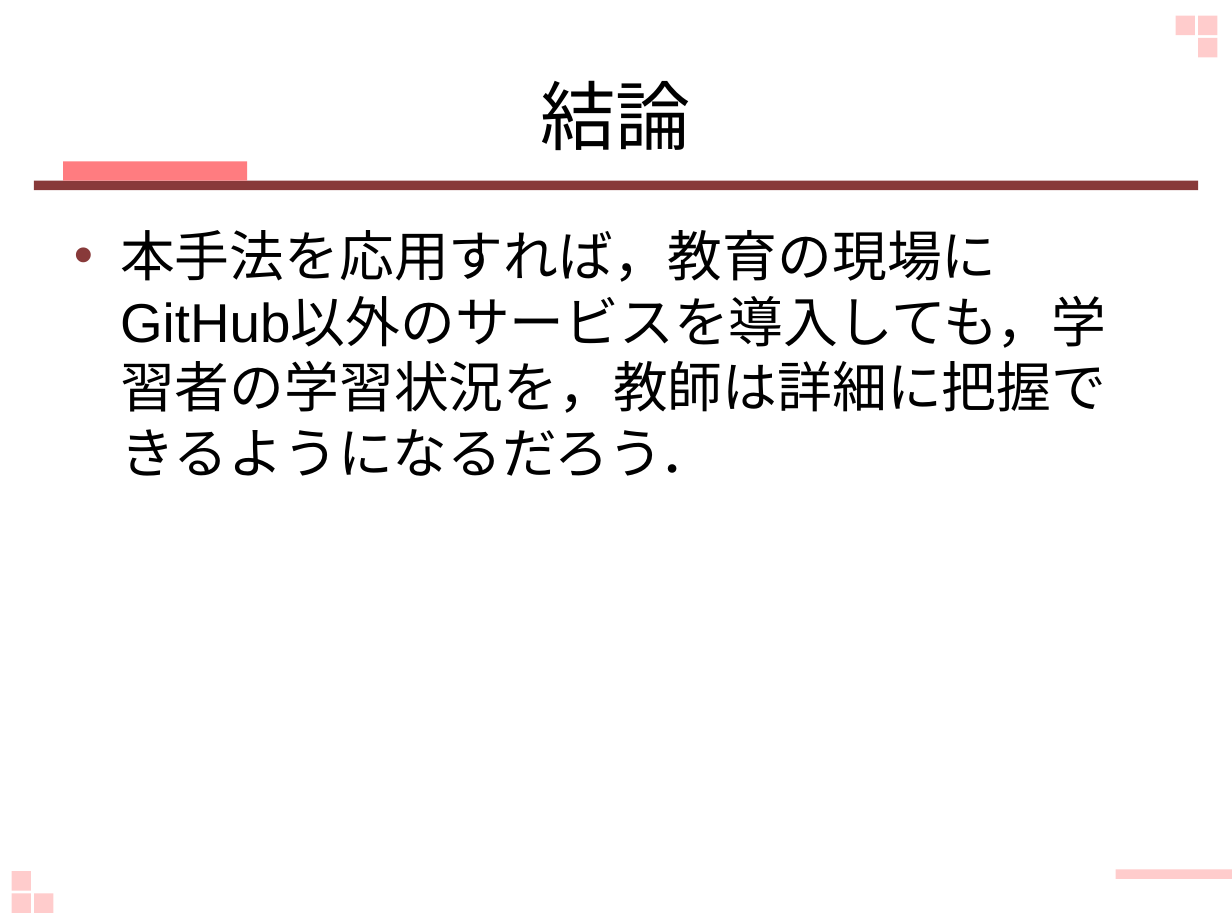
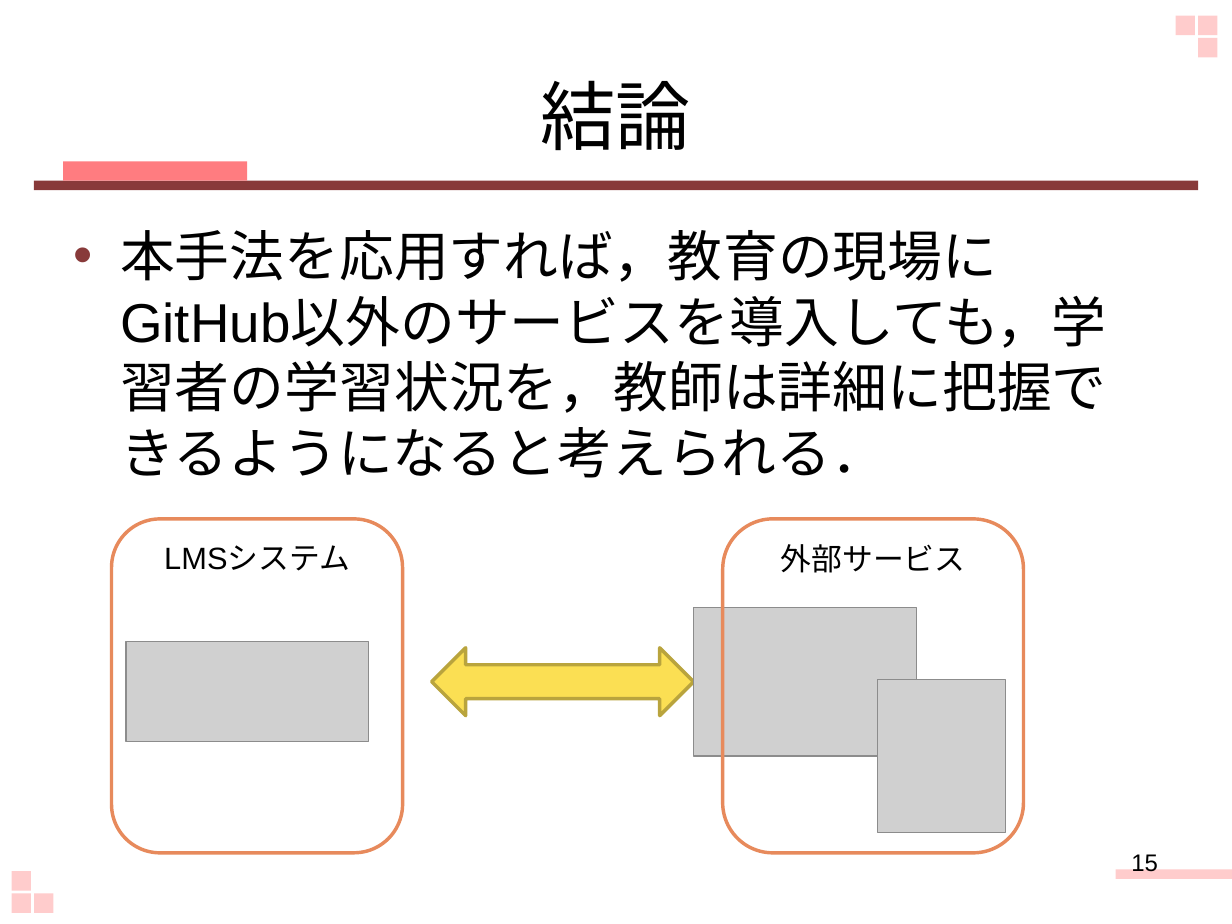
Before and after one commit to keimatsui/kadai, a slide deck: slide 15 of 卒業論文/2012/野口杏子/最終発表.pptx (slide 11 before the commit). Drawn at 1232x924 pixels with LibreOffice and Linux fonts; fonts in the diff are those of the drawing; grey boxes stand for pictures. Boxes give left, top, right and bottom in pixels: in the first picture for what was removed or moved away, otherwise in the second. Text is boxed around its words. In the diff, an @@ line names an element or a change of style, - is before the commit and + after.

Commit message:
update

```diff
--- a/卒業論文/2012/野口杏子/最終発表.pptx
+++ b/卒業論文/2012/野口杏子/最終発表.pptx
@@ text at <box>120,230,1106,478</box>: text changed @@
-• 本手法を応用すれば，教育の現場にGitHub以外のサービスを導入しても，学習者の学習状況を，教師は詳細に把握できるようになるだろう．
+• 本手法を応用すれば，教育の現場にGitHub以外のサービスを導入しても，学習者の学習状況を，教師は詳細に把握できるようになると考えられる．
@@ rounded rectangle added at <box>112,519,403,853</box>, fill #FFFFFF, outline #E78A5C 2 pt, 18 pt, text #000000 @@
+LMSシステム
@@ rounded rectangle added at <box>723,519,1024,853</box>, outline #E78A5C 2 pt, 18 pt, text #000000 @@
+外部サービス
@@ picture added at <box>694,607,917,756</box> @@
@@ picture added at <box>126,642,368,742</box> @@
@@ left right arrow added at <box>431,648,694,716</box>, fill #FBDF53, outline #BAA53D 2 pt @@
@@ picture added at <box>877,680,1005,833</box> @@
@@ page number added at <box>1131,852,1158,872</box>, 14 pt, text #000000 @@
+15
```
Also in this commit, not shown: 4 other slides changed, 11 slides added, 6 slides removed.
